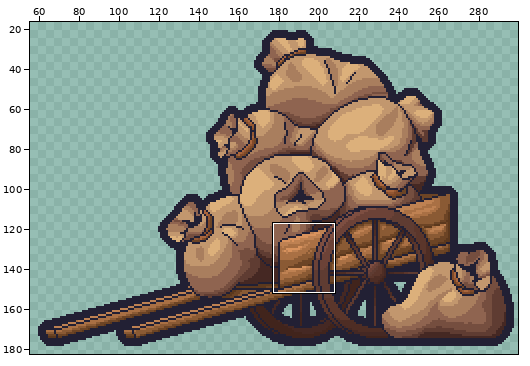
Pixel-art file: Assets/Textures/Decorations/Functional/thizo cart.aseprite. Above: a wide view before the commit, with the close-up outlined.
Close-up. As it was:
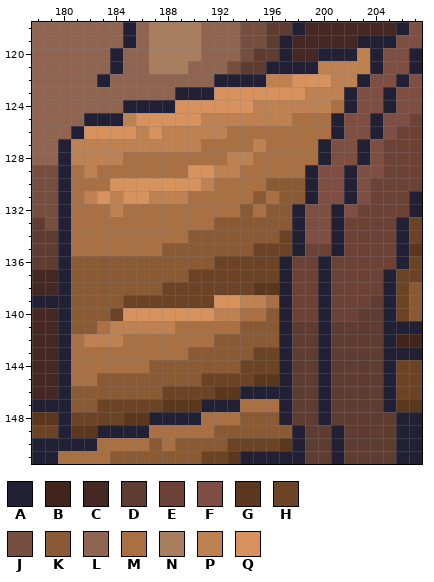
300x200 pixels, 1 frame. Colours within 5 levels of each other are drawn and written as one. Shown: x 178..207, y 118..151. The wide view leaves out empty margins. The commit also changed other parts of the picture, which this record leaves out.
Visible layers, top first: "Group 1 Copy/Layer 20", "Group 1 Copy/Layer 13", "Group 1 Copy/Layer 17", "Group 1 Copy/Layer 19", "Group 1 Copy/Layer 18", "Group 1 Copy/Layer 14".
Palette (. is transparent): A #222034  B #41241c  C #452823  D #5f3c32  E #6c4237  F #7d4e41  G #5b381d  H #6c4425  J #754e3f  K #8a5a34  L #8f6450  M #a97044  N #a97e5e  P #be8152  Q #d8925d
Pixels before, first column x 178:
118 LLLLLLLALNNNNLLLJJDDACCCCCCCAF
119 LLLLLLLALNNNNLLLJJDACCCCCAAAFF
120 LLLLLLALLNNNNLLLJDDACCAAAPAFFA
121 LLLLLLALLNNNLLLJDDAAAAPPPPAFFA
122 LLLLLALLLLLLLLAAAAPPQQQPPAFFAF
123 LLLLLLLLLLLAAAQQQQQQQPPPAFFAFF
124 LLLLLLLAAAAQQQQQQPPPPPPMAFFAFF
125 LLLLAAAPQQQQQPPPPPPPMMMAFFAFFE
126 LLLAQQQQPQPPPPPMMMMMMMMAFFAFEE
127 LLAPPPPPPPPPPMMMMPMMMMAFFAFEEE
128 LLAPPPPMMMMMMMMPPMMMMMAFFAFEEE
129 JJAMPMMMMMMMQQPPMMMMMAFFAFFEEE
130 JJAMMMQQQQQQQPMMMMKKKAFFAFEEEE
131 JJAMPQPQQPPPMMMMMKMKKAFFAFEEEA
132 JJAMMMPMMMMMMMMMKMKKAFFAFEEEEA
133 DJAMMMMMMMMMMMKKKKKKAFFAEEEEAH
134 DDAMMMMMMMMMKKKKKKKHAFFAEEEEAH
135 DDAMMMMMMMKKKKKKKHHHAEEAEEEEAG
136 DDAKKKKKKKKKKKHHHHHAEEAEEEEEAH
137 CCAKKKKKKKKKHHHHHHHAEEAEEEEAHH
138 CCAKKKKKKKHHHHHHHGGAEEAEEEEAHK
139 AAAKKKKHHHHHHHQQPPMAEEAEEEDAHK
140 CCAKKKHQQQQQQQPPMMKAEEAEEDDAHK
141 CCAKKMPPPPPMMMMMKKKADDADDDDAAA
142 CCAMPPPMMMMMMMKKKKKADDADDDDABB
143 CCAMMMMMMMMMKKKKKHHADDADDDDAAA
144 CCAMMMMMMKKKKKKKHHHADDADDDDAHH
145 CCAMMKKKKKKKKHHHHGGADDADDDDAHH
146 CCAKKKKKKKHHHHGGAAAADDADDDDAHH
147 AAAKKHHHHHGGGAAAMMMADDADDDDAGG
148 GGAHHHHGGAAAAMMMKKKADDADDDDDAA
149 HHAGGAAAAMMMMMKKKKKKADDADDDDAA
150 AAAAAMMMMKMKKKKHHHHGADDADDDDAA
151 AAMMMMKKKKKKKHHGAAAAADDADDDDAA
After the commit:
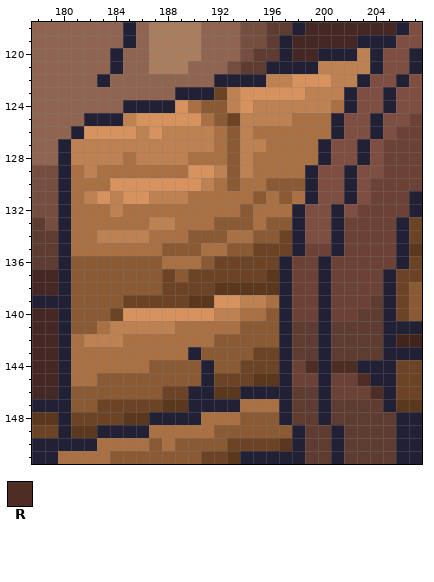
Colours new in this view: R #4e2d24
Changes in this commit:
Layers "Group 1 Copy/Layer 20", "Group 1 Copy/Layer 19":
Colour D becomes colour A in row 144 at x 203 to 204; in row 145 at x 204.
Colour G becomes colour A in row 147 at x 190.
Colour H becomes colour A in row 145 at x 191; in row 146 at x 190 to 191.
Colour K becomes colour A in row 143 at x 190; in row 144 at x 191.
Colour D becomes colour E in row 144 at x 198; in row 145 at x 198 to 199 and 201 to 202; in row 146 at x 201 to 203.
Colour H becomes colour G in row 137 at x 196; in row 138 at x 192 to 194; in row 139 at x 190 to 191.
Colour K becomes colour H in row 137 at x 188.
Colour P becomes colour H in row 125 at x 193.
Colour Q becomes colour H in row 123 at x 192.
Colour M becomes colour K in rows 126 to 127 at x 193; in row 130 at x 193.
Colour P becomes colour K in row 125 at x 192; in rows 128 to 129 at x 193.
Colour Q becomes colour K in row 124 at x 191 to 192.
Colour K becomes colour M in row 131 at x 198; in row 132 at x 196 to 197; in row 133 at x 195; in row 134 at x 193 to 194; in row 135 at x 191 to 192; in row 136 at x 188 to 190.
Colour P becomes colour M in row 125 at x 191; in row 126 at x 192.
Colour Q becomes colour M in row 124 at x 190.
Colour M becomes colour P in row 126 at x 194; in row 127 at x 191 and 194; in row 128 at x 186 to 189; in row 129 at x 194; in row 133 at x 187 to 188; in row 134 at x 183 to 186.
Colour Q becomes colour P in rows 123 to 124 at x 193.
Colour D becomes colour R in row 144 at x 199 and 201 to 202; in row 145 at x 203; in row 146 at x 204.
Pixel boxes of the changes (left, top, right, bottom) in both close-ups:
changed: (97, 87, 383, 412)
